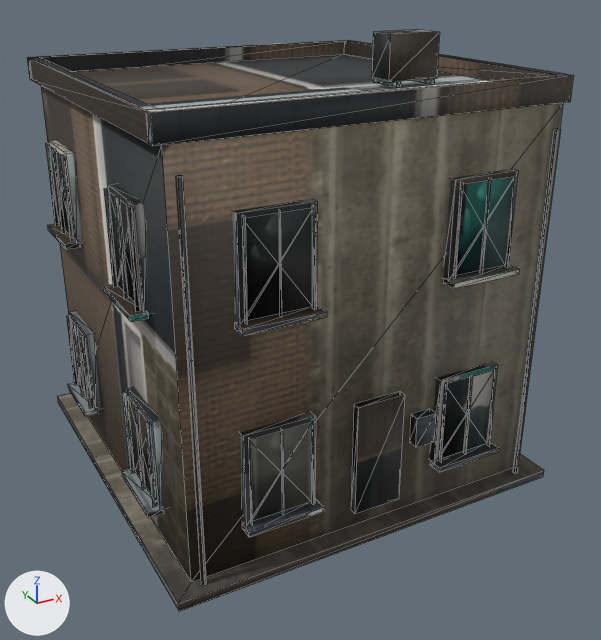
An edit to the OBJ model App/assets/lod/buildings/commercial/public_004.lod1.obj, drawn before and after from the same camera.
Both versions are drawn from a 50 mm lens placed at (-5.99, -11.6, 8.03), pointed at (0.09, -0.55, 2.5). Every picture has the same lights, and +X, +Y and +Z are marked at lower left. The first picture is the older version. Mesh edges are drawn as thin lines. Where no turn or scale is listed for an object, it has been applied to the vertices.

Names of what the first picture shows: 'public_004'.
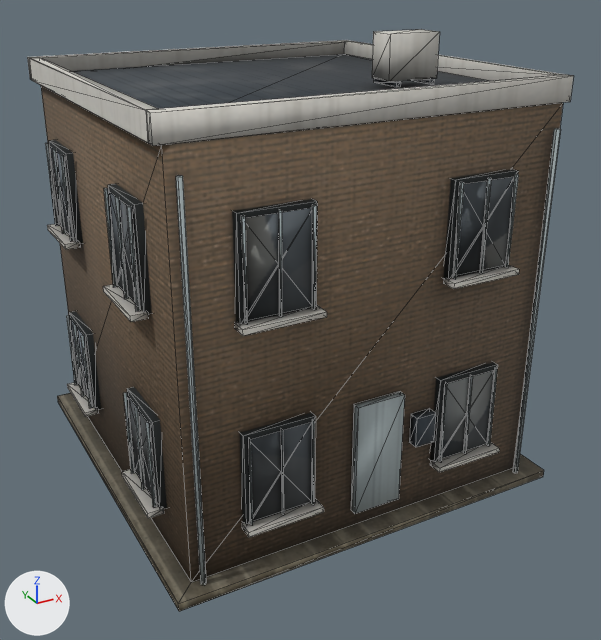
Where the change shows, as pixel boxes (x1, y1, x2, y2) in the pictures (601 x 640 px; the box of a moved part takes in the faces that stretch with it):
part 1 of me_public_004, moved or reshaped: before (27, 40, 574, 525); after (27, 40, 574, 526)
part 2 of me_public_004, surface changed: (41, 29, 563, 611) in both

The edits, one by one:
me_public_004 is used by ob_public_004; location (0.0, 0.0, 0.0).
me_public_004 had 825 vertices, 1135 faces and spanned x -3.25..3.25, y -3.25..3.26, z 0.0..7.02.
me_public_004 now has 872 vertices, 1135 faces, 1 loose edge and spans x -3.25..3.25, y -3.25..3.26, z 0.0..7.02.
Part 1, on me_public_004:
61 vertices are removed from x -3.13..3.13, y -3.13..2.97, z 0.69..6.5.
249 faces are deleted.
2 vertices move from x 2.89..3.05, y -2.81..2.81, z 6.26..6.5 to x 2.9..3.06, y -2.82..2.81, z 6.26..6.49.
92 vertices are added at x -3.13..3.13, y -3.13..2.97, z 0.69..6.5.
6 new vertices lie (0.0, 0.02, 1.37) away from vertices in x -3.13..3.13, y -2.08..2.08, z 3.89.
5 new vertices lie (0.02, -0.05, 0.0) away from vertices in x -2.53..2.53, y 2.95, z 0.69..5.41.
5 new vertices lie (0.0, -0.02, 1.37) away from vertices in x -3.13..3.13, y -2.08..2.08, z 3.89.
1 loose edge is added.
249 new faces join them.
me_public_004 part 2: 886 kept faces spanning x -3.25..3.25, y -3.25..3.26, z 0.0..7.02 get new texture (UV) coordinates.
